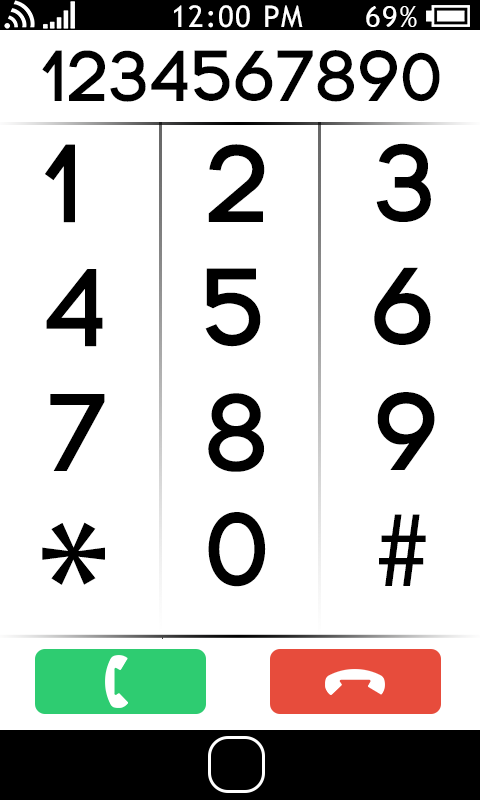
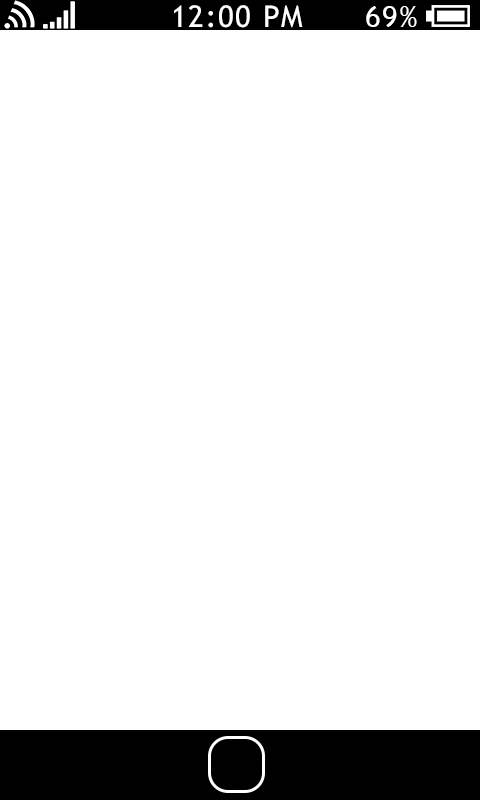
Before/after of a 480×800 layered artwork. What changed in the layer stack:
removed layer "*" over [42, 522, 105, 585]
removed layer "0" over [208, 512, 266, 587]
removed layer "#" over [379, 514, 426, 586]
removed layer "9" over [377, 392, 435, 470]
removed layer "8" over [208, 393, 265, 472]
removed layer "7" over [50, 394, 105, 471]
removed layer "6" over [374, 267, 431, 345]
removed layer "5" over [205, 268, 261, 347]
removed layer "4" over [46, 269, 103, 347]
removed layer "3" over [376, 143, 431, 222]
removed layer "2" over [208, 144, 265, 222]
removed layer "1" over [45, 144, 75, 223]
removed layer "1234567890" over [42, 50, 440, 102]
removed layer "Shape 1 copy" over [318, 122, 321, 638]
removed layer "Shape 1" over [159, 122, 162, 619]
removed layer "phone copy" over [325, 669, 385, 695]
removed layer "phone" over [105, 655, 128, 708]
removed layer "Rectangle 1" over [0, 122, 480, 639]
removed layer "Rounded Rectangle 1 copy" over [270, 649, 441, 714]
removed layer "Rounded Rectangle 1" over [35, 649, 206, 714]
